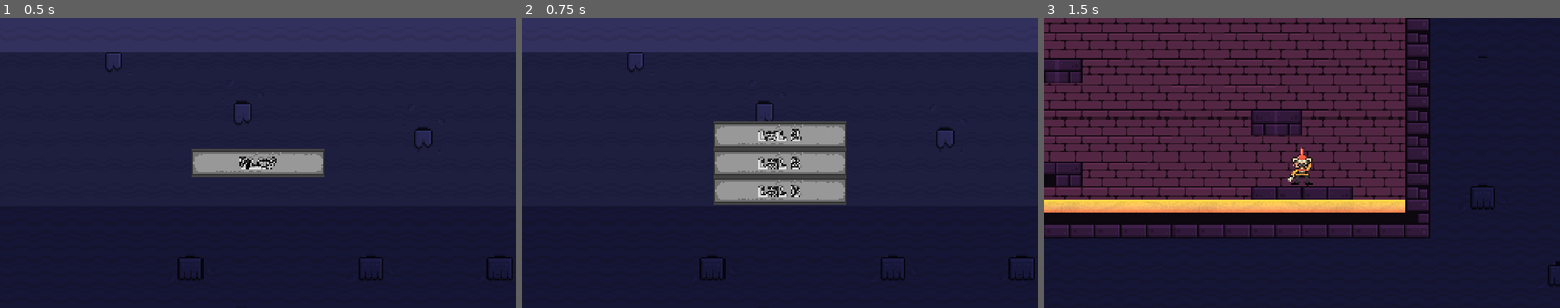
Above: before the commit, frames 1-3 (left to right).
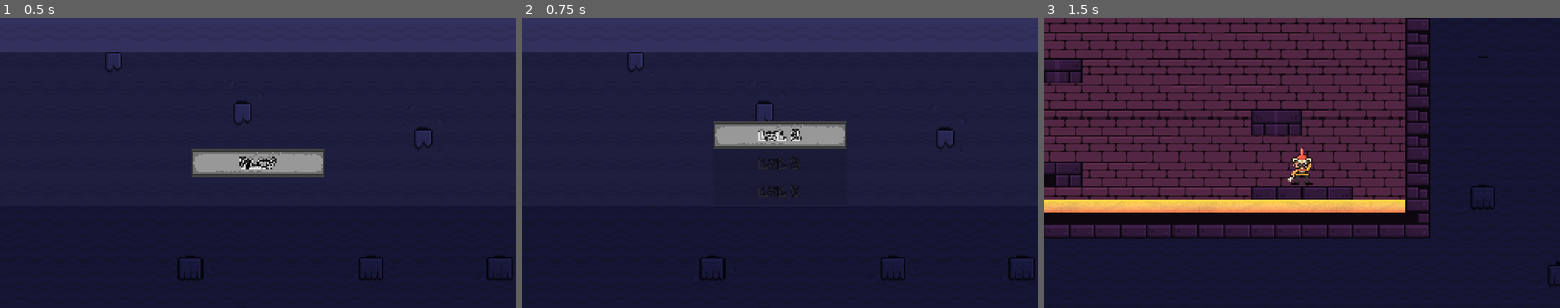
Above: after the commit, the same moments.

Repository: mokoszerosy/giera-dzamik-v4
Game: Godot game, scene res://scenes/main_menu.tscn
The game is run twice, just before and just after one commit, with the same random seed, the same clock (stepped at 60 frames per second) and the same inputs.
Inputs:
- Up to frame 1 (0.5 s): no input
- Up to frame 2 (0.75 s): click "Play" at 0.5 s
- Up to frame 3 (1.5 s): click "Lvl 1" at 1.25 s

Frame 1 is identical in both runs. In frame 2, 4.3% of the frame differs, in the area x 37-63%, y 45-65%; in frame 3, nothing differs.

Commit message:
feat: Level unlocking

Diff:
--- a/gieranadzamik4/scenes/levels/level_1.tscn
+++ b/gieranadzamik4/scenes/levels/level_1.tscn
@@ -3,7 +3,7 @@
 [ext_resource type="PackedScene" uid="uid://csdp0oxlcrt83" path="res://scenes/levels/base_level.tscn" id="1_ksju7"]
 [ext_resource type="PackedScene" uid="uid://ch0wqvmo3e4y" path="res://scenes/obstacles/platform.tscn" id="2_6iamk"]
 [ext_resource type="PackedScene" uid="uid://bub8jl24js3la" path="res://scenes/obstacles/puff_ball.tscn" id="3_nsrm0"]
-[ext_resource type="PackedScene" uid="uid://qqf6ul25ercc" path="res://scenes/levels/level_2.tscn" id="4_x42e6"]
+[ext_resource type="PackedScene" uid="uid://b4nt28djveouf" path="res://scenes/levels/level_3.tscn" id="4_x42e6"]
 
 [node name="Main2" unique_id=1953884599 instance=ExtResource("1_ksju7")]
 
--- a/gieranadzamik4/scripts/finish_door.gd
+++ b/gieranadzamik4/scripts/finish_door.gd
@@ -26,6 +26,9 @@
 	label.text = label_text
 
 func _run_action():
+	var current_scene := get_tree().current_scene
+	if current_scene and current_scene.scene_file_path != "":
+		Globals.finish_level(current_scene.scene_file_path)
 	if transfer != null:
 		get_tree().change_scene_to_packed(transfer)
 
--- a/gieranadzamik4/scripts/globals.gd
+++ b/gieranadzamik4/scripts/globals.gd
@@ -4,3 +4,42 @@
 const TILE_PIXEL_SIZE: float = 16.0
 const TILE_SIZE: int = int(TILE_PIXEL_SIZE) * TILE_SCALE
 const LEVEL_STEP: float = 3 * TILE_SIZE
+
+const LEVELS: Array[String] = [
+	"res://scenes/levels/level_1.tscn",
+	"res://scenes/levels/level_3.tscn",
+	"res://scenes/levels/level_2.tscn",
+]
+const SAVE_PATH: String = "user://progress.cfg"
+
+var unlocked_levels: Dictionary[String, bool] = {}
+
+func _ready() -> void:
+	_load_progress()
+
+func is_level_unlocked(scene_path: String) -> bool:
+	return unlocked_levels.has(scene_path) and unlocked_levels[scene_path]
+
+func finish_level(scene_path: String) -> void:
+	var index := LEVELS.find(scene_path)
+	if index == -1:
+		return
+	unlocked_levels[scene_path] = true
+	if index + 1 < LEVELS.size():
+		unlocked_levels[LEVELS[index + 1]] = true
+	_save_progress()
+
+func _load_progress() -> void:
+	var config := ConfigFile.new()
+	if config.load(SAVE_PATH) == OK:
+		var saved: Array = config.get_value("progress", "unlocked", [])
+		for scene_path in saved:
+			if scene_path is String:
+				unlocked_levels[scene_path] = true
+	# The first level is always available.
+	unlocked_levels[LEVELS[0]] = true
+
+func _save_progress() -> void:
+	var config := ConfigFile.new()
+	config.set_value("progress", "unlocked", unlocked_levels.keys())
+	config.save(SAVE_PATH)
--- a/gieranadzamik4/scripts/main_menu.gd
+++ b/gieranadzamik4/scripts/main_menu.gd
@@ -3,6 +3,17 @@
 @export var main_menu_buttons: VBoxContainer
 @export var level_selection_buttons: VBoxContainer
 
+func _ready() -> void:
+	_update_level_buttons()
+
+func _update_level_buttons() -> void:
+	for button in level_selection_buttons.get_children():
+		if not button is SoundButton:
+			continue
+		var unlocked := Globals.is_level_unlocked(button.transfer)
+		button.disabled = not unlocked
+		button.modulate = Color.WHITE if unlocked else Color(0.5, 0.5, 0.5, 0.5)
+
 func _on_play_button_pressed() -> void:
 	main_menu_buttons.visible = false
 	level_selection_buttons.visible = true
